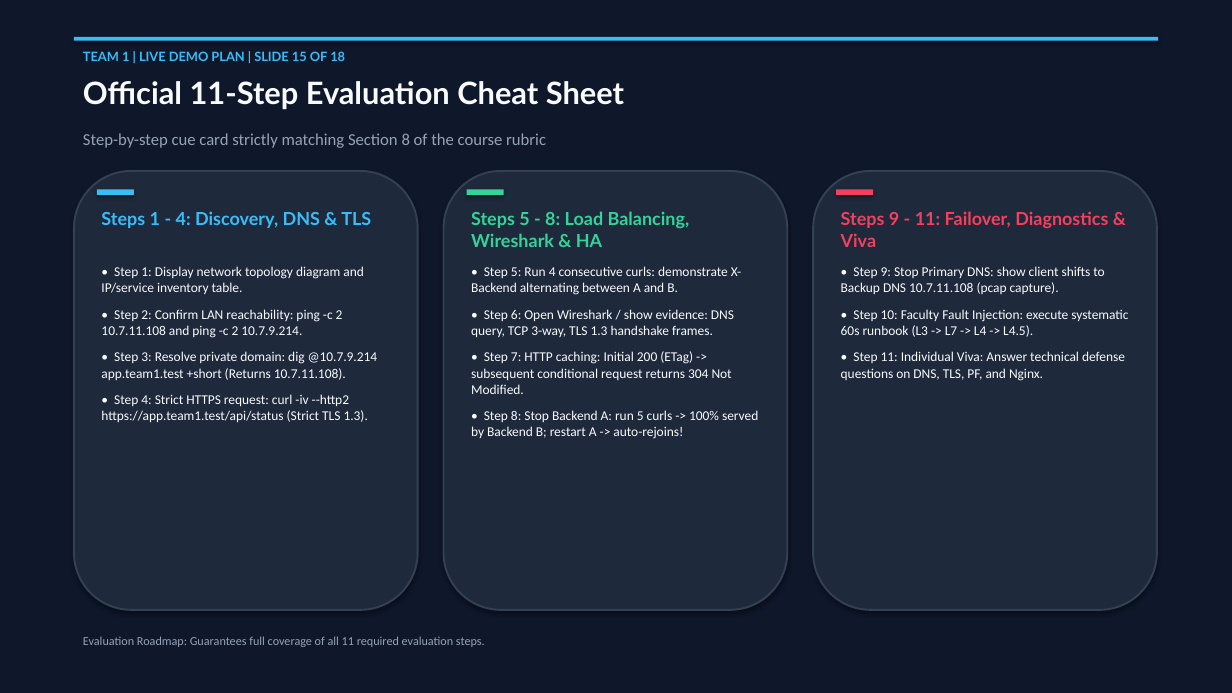
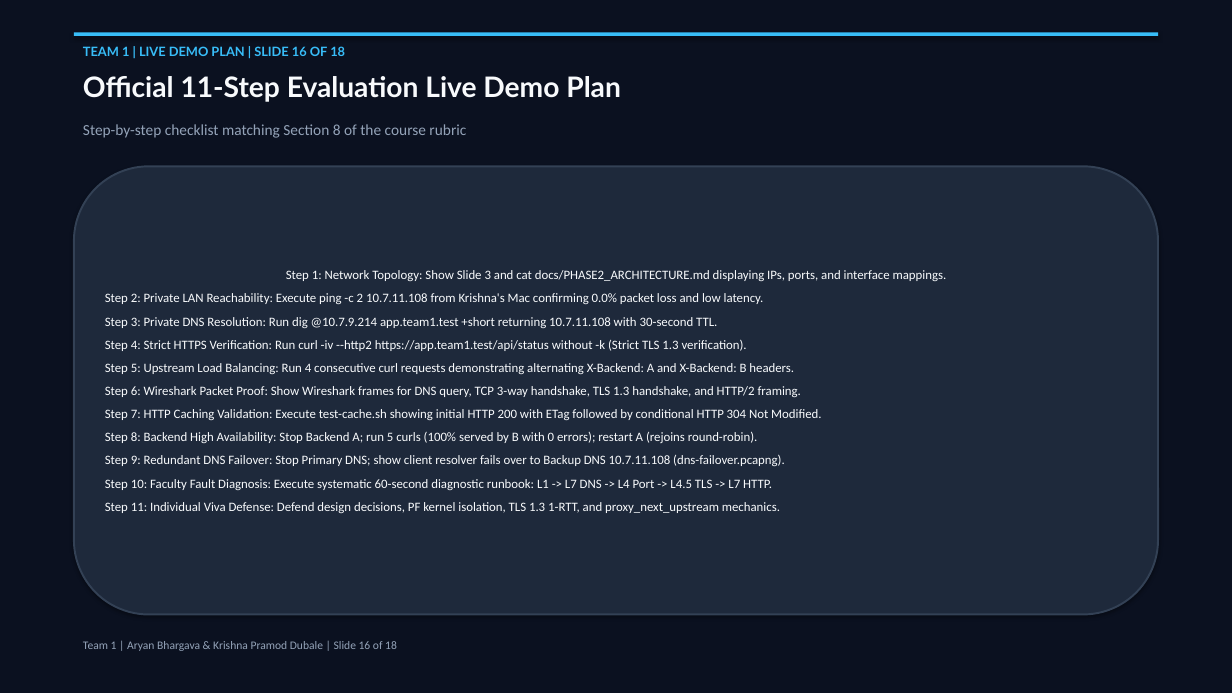
Before and after one commit to sanath-2512/Computer_Network, a slide deck: slide 16 of docs/Phase2_Final_Presentation_Team1.pptx (slide 15 before the commit). Drawn at 1232x693 pixels with LibreOffice and Linux fonts; fonts in the diff are those of the drawing. Boxes give left, top, right and bottom in pixels: in the first picture for what was removed or moved away, otherwise in the second. Text is boxed around its words. In the diff, an @@ line names an element or a change of style, - is before the commit and + after.

Commit message:
docs: rebuild presentation in 16:9 widescreen with embedded evidence screenshots

```diff
--- a/docs/Phase2_Final_Presentation_Team1.pptx
+++ b/docs/Phase2_Final_Presentation_Team1.pptx
@@ rectangle at bbox=[0, 0, 1232, 693]: fill #0F172A to #0B1120; outline #0F172A 0.75 pt to #0B1120 0.75 pt @@
@@ rectangle: place and size @@
-rectangle at bbox=[74, 37, 1158, 41]
+rectangle at bbox=[74, 32, 1158, 36]
@@ text at bbox=[83, 46, 345, 56]: text changed @@
-TEAM 1 | LIVE DEMO PLAN | SLIDE 15 OF 18
+TEAM 1 | LIVE DEMO PLAN | SLIDE 16 OF 18
@@ text at bbox=[83, 76, 621, 102]: text changed; size 24 to 22 pt @@
-Official 11-Step Evaluation Cheat Sheet
+Official 11-Step Evaluation Live Demo Plan
@@ text at bbox=[83, 124, 466, 138]: text changed; size 13 to 12 pt @@
-Step-by-step cue card strictly matching Section 8 of the course rubric
+Step-by-step checklist matching Section 8 of the course rubric
@@ rounded rectangle removed at bbox=[74, 171, 418, 610] @@
@@ rounded rectangle added at bbox=[74, 166, 1158, 615], fill #1E293B, outline #334155 1.5 pt, 10 pt, text #F8FAFC @@
+Step 1: Network Topology: Show Slide 3 and cat docs/PHASE2_ARCHITECTURE.md displaying IPs, ports, and interface mappings.
+Step 2: Private LAN Reachability: Execute ping -c 2 10.7.11.108 from Krishna's Mac confirming 0.0% packet loss and low latency.
+Step 3: Private DNS Resolution: Run dig @10.7.9.214 app.team1.test +short returning 10.7.11.108 with 30-second TTL.
+Step 4: Strict HTTPS Verification: Run curl -iv --http2 https://app.team1.test/api/status without -k (Strict TLS 1.3 verification).
+Step 5: Upstream Load Balancing: Run 4 consecutive curl requests demonstrating alternating X-Backend: A and X-Backend: B headers.
+Step 6: Wireshark Packet Proof: Show Wireshark frames for DNS query, TCP 3-way handshake, TLS 1.3 handshake, and HTTP/2 framing.
+Step 7: HTTP Caching Validation: Execute test-cache.sh showing initial HTTP 200 with ETag followed by conditional HTTP 304 Not Modified.
+Step 8: Backend High Availability: Stop Backend A; run 5 curls (100% served by B with 0 errors); restart A (rejoins round-robin).
+Step 9: Redundant DNS Failover: Stop Primary DNS; show client resolver fails over to Backup DNS 10.7.11.108 (dns-failover.pcapng).
+Step 10: Faculty Fault Diagnosis: Execute systematic 60-second diagnostic runbook: L1 -> L7 DNS -> L4 Port -> L4.5 TLS -> L7 HTTP.
+Step 11: Individual Viva Defense: Defend design decisions, PF kernel isolation, TLS 1.3 1-RTT, and proxy_next_upstream mechanics.
@@ rounded rectangle removed at bbox=[444, 171, 787, 610] @@
@@ rounded rectangle removed at bbox=[813, 171, 1157, 610] @@
@@ rectangle removed at bbox=[97, 189, 134, 195] @@
@@ rectangle removed at bbox=[467, 189, 504, 195] @@
@@ rectangle removed at bbox=[836, 189, 873, 195] @@
@@ text removed at bbox=[101, 211, 371, 228] @@
-Steps 1 - 4: Discovery, DNS & TLS
@@ text removed at bbox=[471, 211, 690, 247] @@
-Steps 5 - 8: Load Balancing, Wireshark & HA
@@ text removed at bbox=[841, 211, 1108, 247] @@
-Steps 9 - 11: Failover, Diagnostics & Viva
@@ text removed at bbox=[101, 266, 378, 422] @@
-• Step 1: Display network topology diagram and IP/service inventory table.
-• Step 2: Confirm LAN reachability: ping -c 2 10.7.11.108 and ping -c 2 10.7.9.214.
-• Step 3: Resolve private domain: dig @10.7.9.214 app.team1.test +short (Returns 10.7.11.108).
-• Step 4: Strict HTTPS request: curl -iv --http2 https://app.team1.test/api/status (Strict TLS 1.3).
@@ text removed at bbox=[471, 266, 758, 439] @@
-• Step 5: Run 4 consecutive curls: demonstrate X-Backend alternating between A and B.
-• Step 6: Open Wireshark / show evidence: DNS query, TCP 3-way, TLS 1.3 handshake frames.
-• Step 7: HTTP caching: Initial 200 (ETag) -> subsequent conditional request returns 304 Not Modified.
-• Step 8: Stop Backend A: run 5 curls -> 100% served by Backend B; restart A -> auto-rejoins!
@@ text removed at bbox=[841, 266, 1128, 381] @@
-• Step 9: Stop Primary DNS: show client shifts to Backup DNS 10.7.11.108 (pcap capture).
-• Step 10: Faculty Fault Injection: execute systematic 60s runbook (L3 -> L7 -> L4 -> L4.5).
-• Step 11: Individual Viva: Answer technical defense questions on DNS, TLS, PF, and Nginx.
@@ text removed at bbox=[83, 636, 485, 647] @@
-Evaluation Roadmap: Guarantees full coverage of all 11 required evaluation steps.
@@ text added at bbox=[83, 641, 397, 651], 9 pt, text #94A3B8 @@
+Team 1 | Aryan Bhargava & Krishna Pramod Dubale | Slide 16 of 18
```
Also in this commit, not shown: 11 other slides changed, 6 slides added, 6 slides removed, 3 other files.
